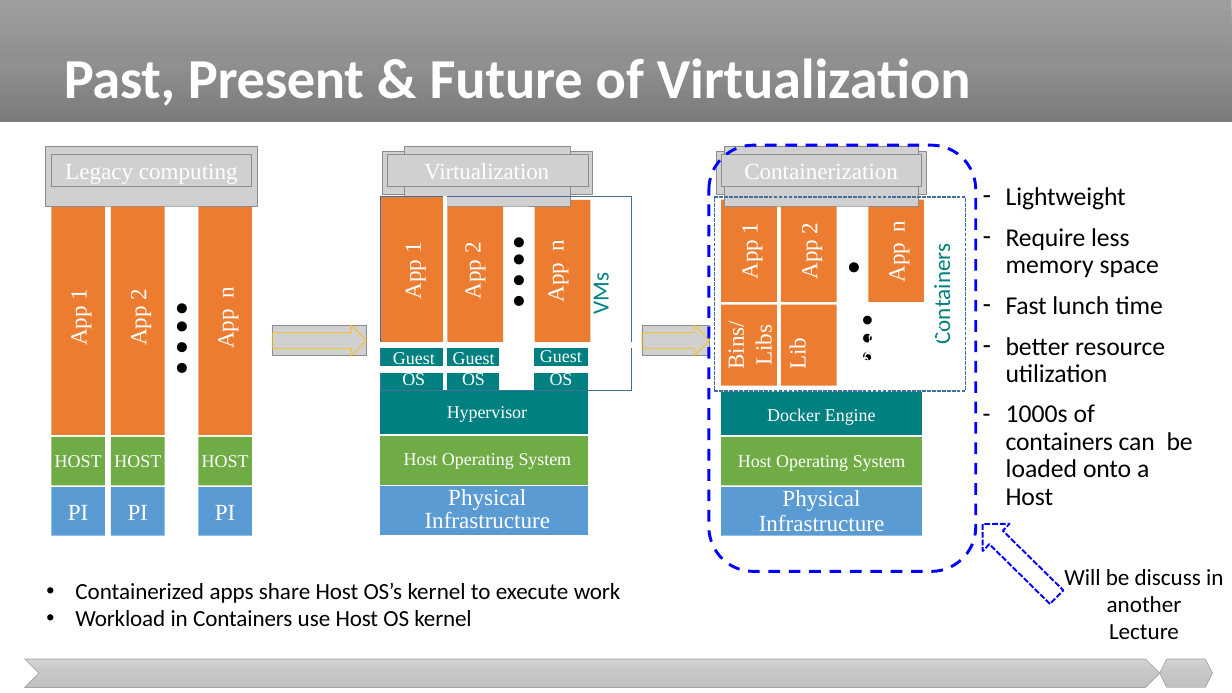
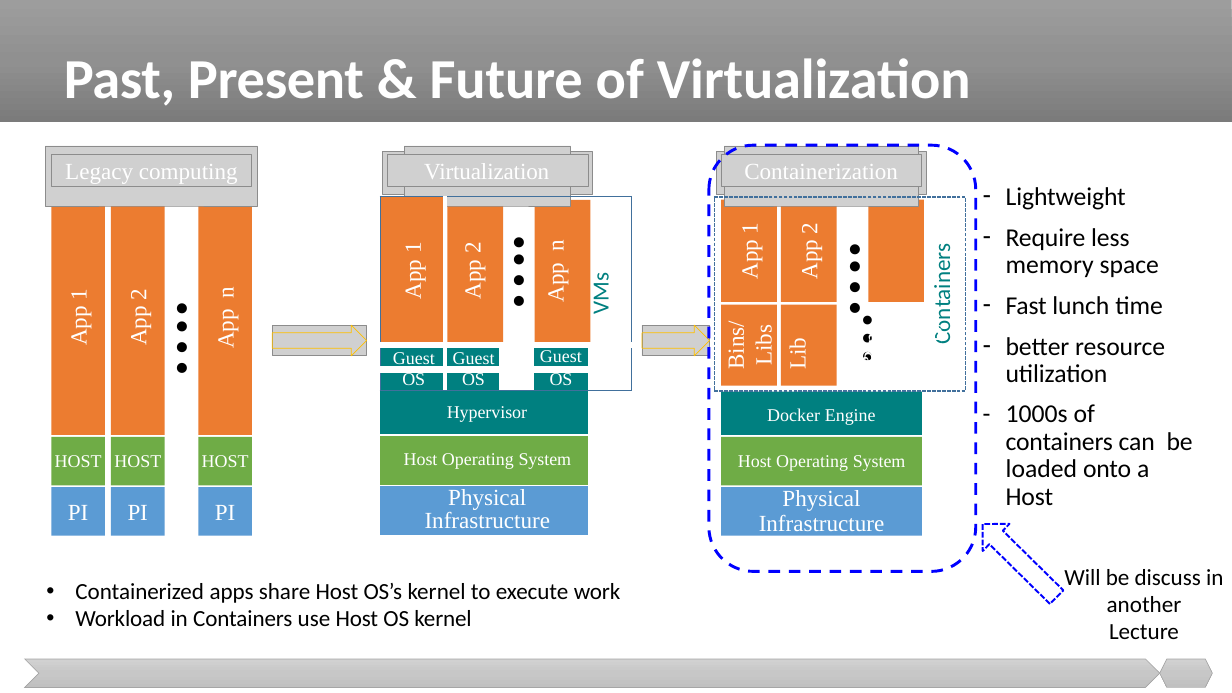
Before and after one commit to malenezi/malenezi, a slide deck: slide 15 of SE489/Lectures/1-DevOps Overview/Cloud Computing.pptx. Drawn at 1232x693 pixels with LibreOffice and Linux fonts; fonts in the diff are those of the drawing; grey boxes stand for pictures. Boxes give left, top, right and bottom in pixels: in the first picture for what was removed or moved away, otherwise in the second. Text is boxed around its words. In the diff, an @@ line names an element or a change of style, - is before the commit and + after.

```diff
--- a/SE489/Lectures/1-DevOps Overview/Cloud Computing.pptx
+++ b/SE489/Lectures/1-DevOps Overview/Cloud Computing.pptx
@@ text removed at box(884, 222, 910, 282) @@
-.
-App n
@@ text added at box(803, 240, 874, 320), 48 pt, text #000000, bold @@
+….
```
Also in this commit, not shown: 1 other file.
